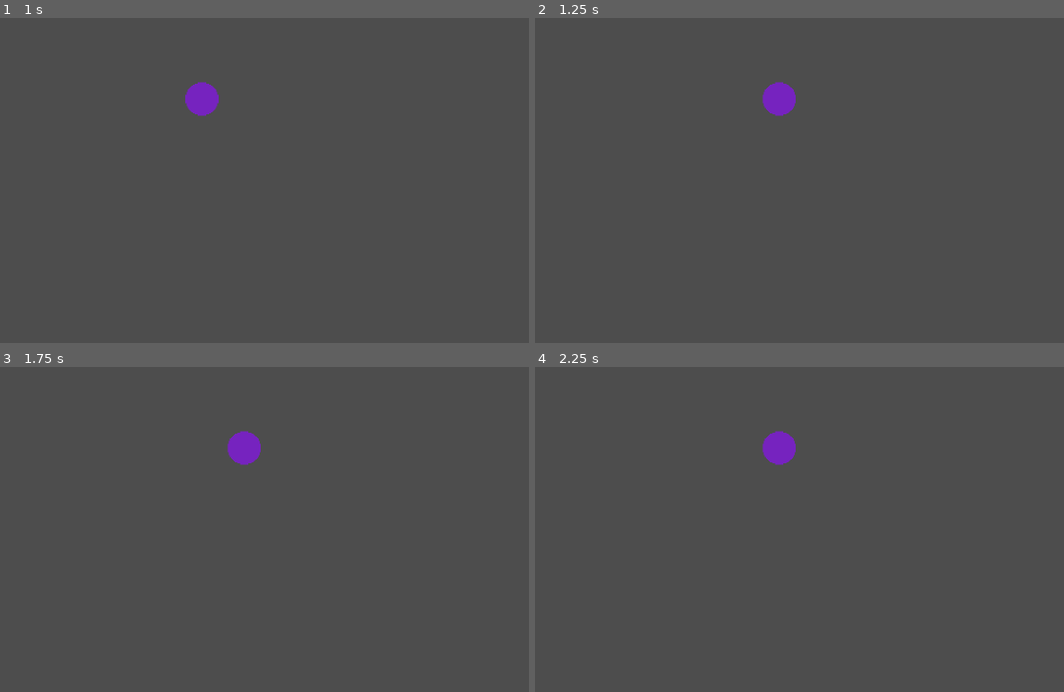
Above: before the commit, frames 1-4 (two rows, left to right).
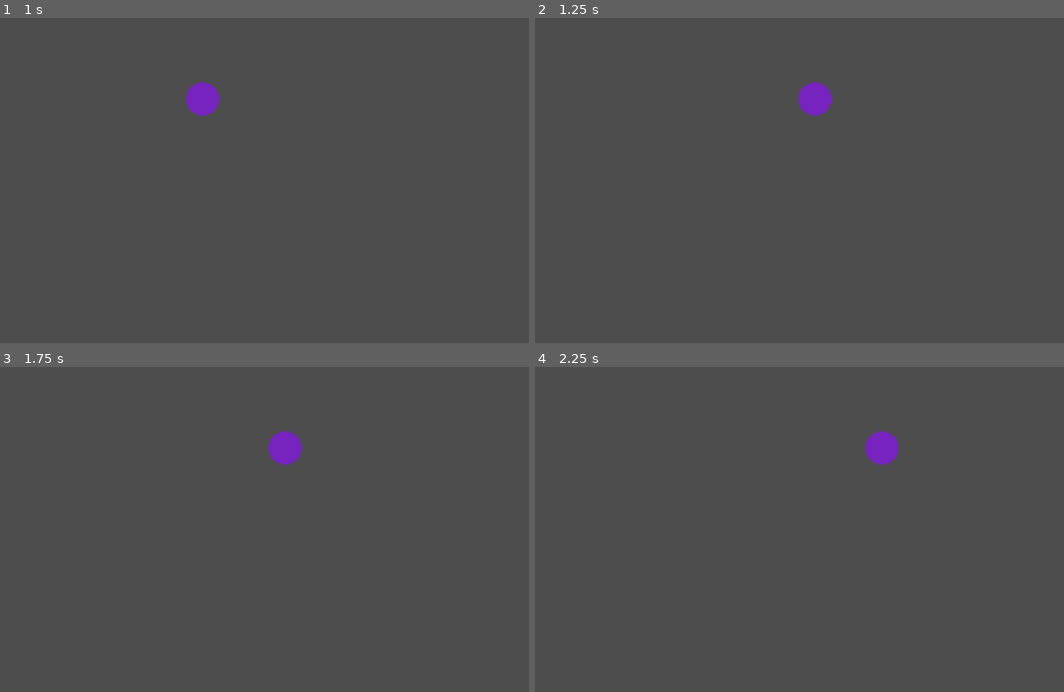
Above: after the commit, the same moments.

Repository: Chikenscreed/roguelike-farming
Game: Godot game, scene res://Scenes/testGameFrame.tscn
Same seed, same stepped clock (60 frames per second), same inputs: the game is played once before the commit and once after it. This scene is started directly instead of the project's main scene.
Inputs (mouse positions are in pixels of both pictures, inside the frame that each line leads up to):
- Up to frame 1 (1 s): tap Enter at 0.5 s; move the mouse to (528, 164) at 0.52 s; hold D (right) from 0.53 s (still down); click (528, 164) at 0.67 s
- Up to frame 2 (1.25 s): keep holding D (right)
- Up to frame 3 (1.75 s): release D (right) at 1.25 s; drag from (206, 549) to (243, 448) at 1.27 s
- Up to frame 4 (2.25 s): tap Space at 2 s; move the mouse to (974, 448) at 2.02 s; hold D (right) from 2.03 s (still down)

Frame 1 is identical in both runs. In frame 2, 1.0% of the frame differs, in the area x 42-56%, y 19-31%; in frame 3, 1.0%; in frame 4, 1.0%.
Error in both runs: Invalid access to property or key 'north' on a base object of type 'Nil'. (res://Scripts/dungeonRoom.gd:61)

Commit message:
player now can walk through the rooms. Currently if the path goes to an empty tile the game will just crash. Will  be fixed later on.

Diff:
--- a/roguelike-farming/Scenes/dungeon_room.tscn
+++ b/roguelike-farming/Scenes/dungeon_room.tscn
@@ -53,6 +53,7 @@
 
 [node name="TileMapLayer2" type="TileMapLayer" parent="."]
 tile_map_data = PackedByteArray("AAAAAAAAAAAAAAAAAAAAAAEAAAAAAAAAAAAAAAIAAAAAAAAAAAAAAAMAAAAAAAAAAAAAAAQAAAAAAAAAAAAAAA …(5104 unchanged characters)…
+enabled = false
 tile_set = SubResource("TileSet_8xvgx")
 
 [node name="Entrances" type="Node2D" parent="."]
--- a/roguelike-farming/Scenes/test_player.tscn
+++ b/roguelike-farming/Scenes/test_player.tscn
@@ -10,7 +10,7 @@
 
 [node name="TestPlayer" type="CharacterBody2D"]
 collision_layer = 8
-collision_mask = 8
+collision_mask = 9
 script = ExtResource("1_qkid2")
 
 [node name="Sprite2D" type="Sprite2D" parent="."]
--- a/roguelike-farming/Scripts/dungeonRoom.gd
+++ b/roguelike-farming/Scripts/dungeonRoom.gd
@@ -85,17 +85,19 @@
 
 func disableEntrances() -> void:
 	for entrance in entrances.get_children():
-		entrance.monitoring = false
+		entrance.set_deferred("monitoring", false)
 
 func enableEntrances() -> void:
 	for entrance in entrances.get_children():
-		entrance.monitoring = true
+		entrance.set_deferred("monitoring", true)
 
 
 func makePlayable() -> void:
 	enableEntrances()
+	tile_map_layer.enabled = true
 	self.visible = true
 
 func makeUnplayable() -> void:
 	disableEntrances()
+	tile_map_layer.enabled = false
 	self.visible = false
